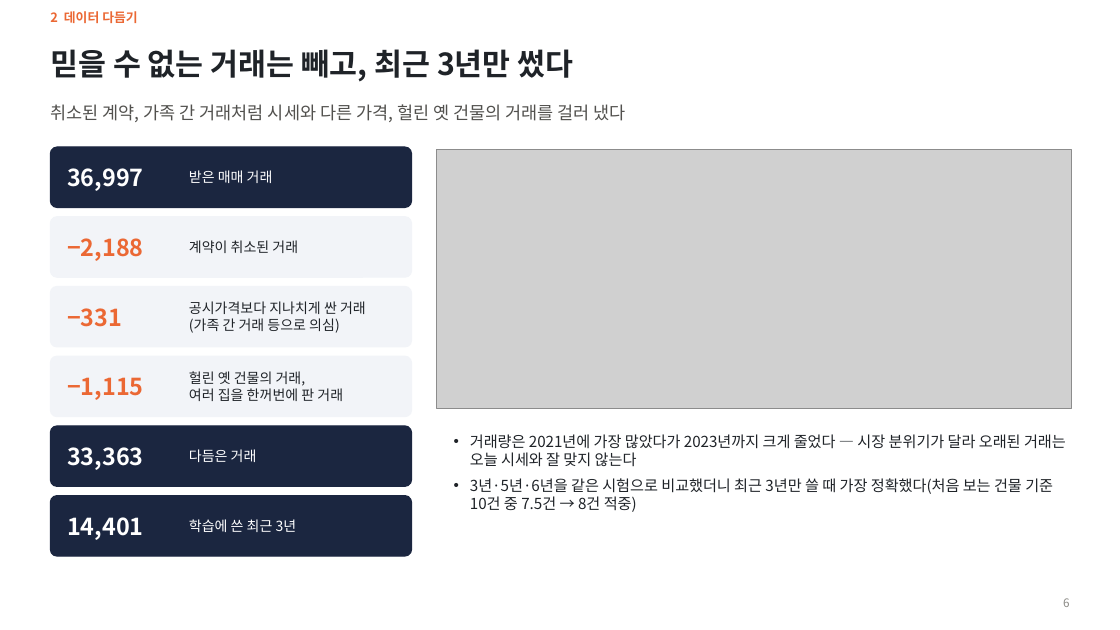
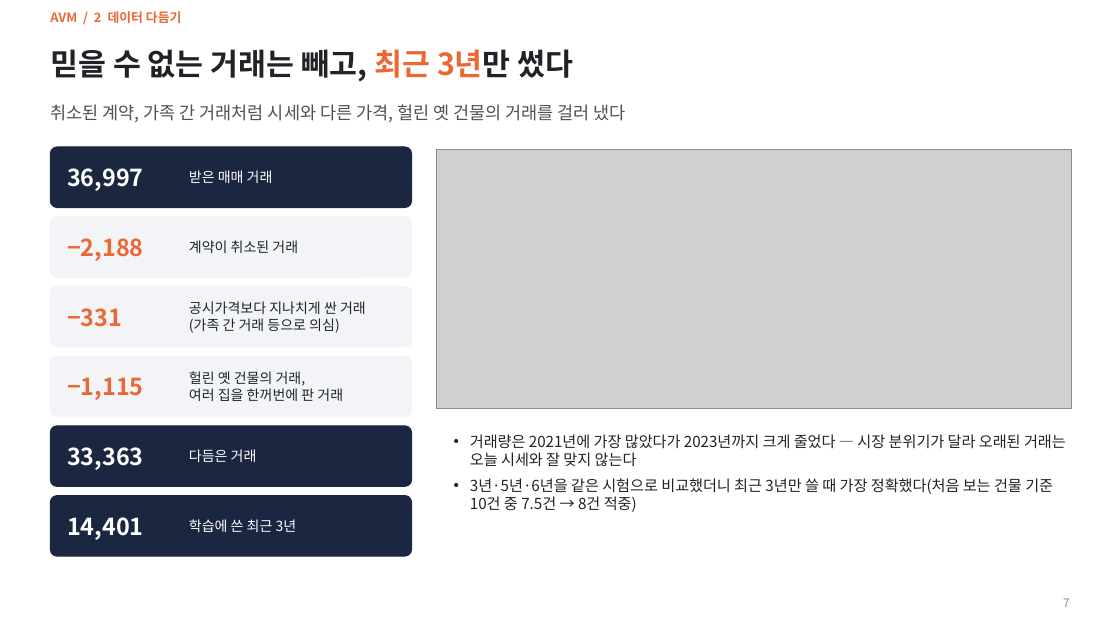
Before and after one commit to KimInSeok-DA/DA_Seoul_Villa_AVM, a slide deck: slide 7 of presentation/AVM_발표.pptx (slide 6 before the commit). Drawn at 1120x630 pixels with LibreOffice and Linux fonts; fonts in the diff are those of the drawing; grey boxes stand for pictures. Boxes give left, top, right and bottom in pixels: in the first picture for what was removed or moved away, otherwise in the second. Text is boxed around its words. In the diff, an @@ line names an element or a change of style, - is before the commit and + after.

```diff
--- a/presentation/AVM_발표.pptx
+++ b/presentation/AVM_발표.pptx
@@ text at [50, 11, 181, 23]: text changed @@
-2 데이터 다듬기
+AVM / 2 데이터 다듬기
@@ title "믿을 수 없는 거래는 빼고, ..." at [50, 49, 574, 82]: text colour #1F2328 to #EB6834 in "최근 3년만" @@
@@ page number at [1063, 598, 1069, 607]: text changed @@
-6
+7
```
Also in this commit, not shown: 24 other slides changed, 2 slides added, 9 other files.
